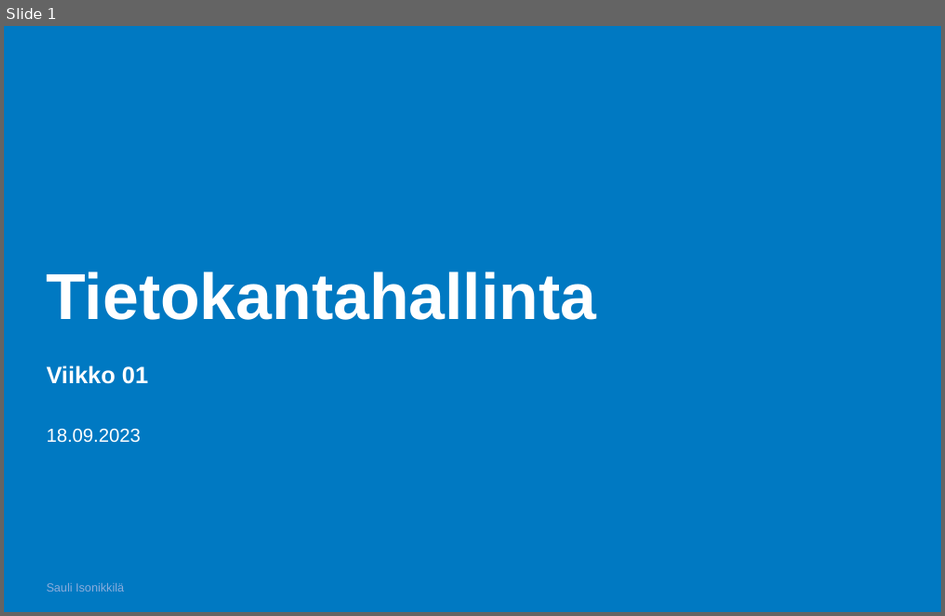
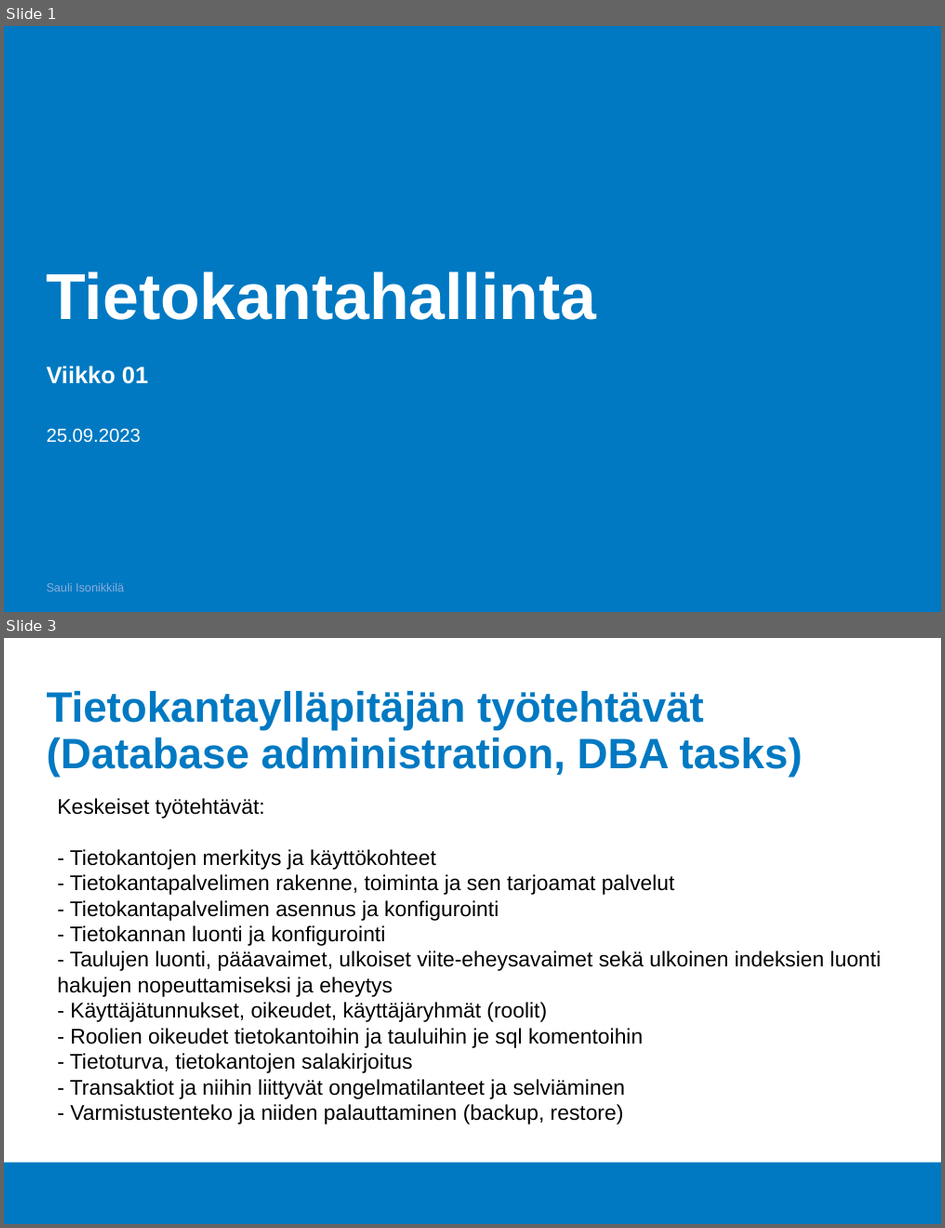
Before and after one commit to Tietokantahallinta/Tietokantahallinta.github.io, a slide deck: luennot/viikko01/Luentokalvot_01.odp. Shown one above the other, each under a label of ours: slide 1 before the commit, slides 1 and 3 after it; the slides between them are not shown. The pictures are 945x616 and 945x1228 pixels, drawn with LibreOffice and Linux fonts; fonts in the diff are those of the drawing; background and template pictures are left out. Boxes give left, top, right and bottom in pixels: in the first picture for what was removed or moved away, otherwise in the second. Text is boxed around its words. In the diff, an @@ line names an element or a change of style, - is before the commit and + after.

```diff
--- a/luennot/viikko01/Luentokalvot_01.odp
+++ b/luennot/viikko01/Luentokalvot_01.odp
@@ slide 3 added at (4,638,941,1224), background #FFFFFF; not listed: 1 template element that a slide beside it also shows @@
@@ title added at (47,691,803,777), 36 pt, text #0079C2, bold @@
+Tietokantaylläpitäjän työtehtävät
+(Database administration, DBA tasks)
@@ text added at (57,798,882,1124), 18 pt, text #000000 @@
+Keskeiset työtehtävät:
+- Tietokantojen merkitys ja käyttökohteet
+- Tietokantapalvelimen rakenne, toiminta ja sen tarjoamat palvelut
+- Tietokantapalvelimen asennus ja konfigurointi
+- Tietokannan luonti ja konfigurointi
+- Taulujen luonti, pääavaimet, ulkoiset viite-eheysavaimet sekä ulkoinen indeksien luonti
+hakujen nopeuttamiseksi ja eheytys
+- Käyttäjätunnukset, oikeudet, käyttäjäryhmät (roolit)
+- Roolien oikeudet tietokantoihin ja tauluihin je sql komentoihin
+- Tietoturva, tietokantojen salakirjoitus
+- Transaktiot ja niihin liittyvät ongelmatilanteet ja selviäminen
+- Varmistustenteko ja niiden palauttaminen (backup, restore)
@@ slide 1 changed as well @@
@@ text at (47,429,141,443): text changed @@
-18.09.2023
+25.09.2023
```
Also in this commit, not shown: 1 other slide changed, 6 other slides added, 2 slides removed, 5 other files.
